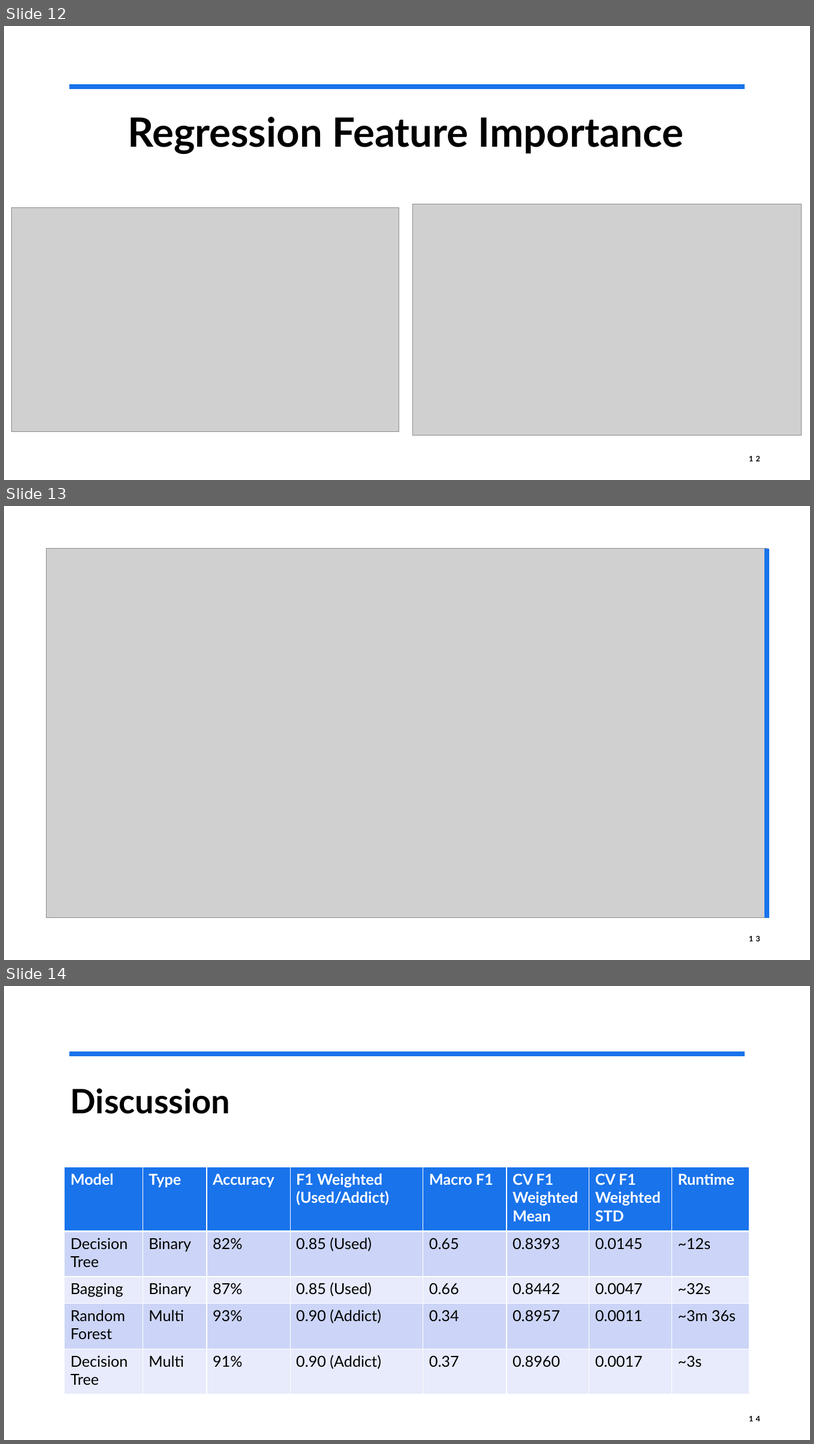
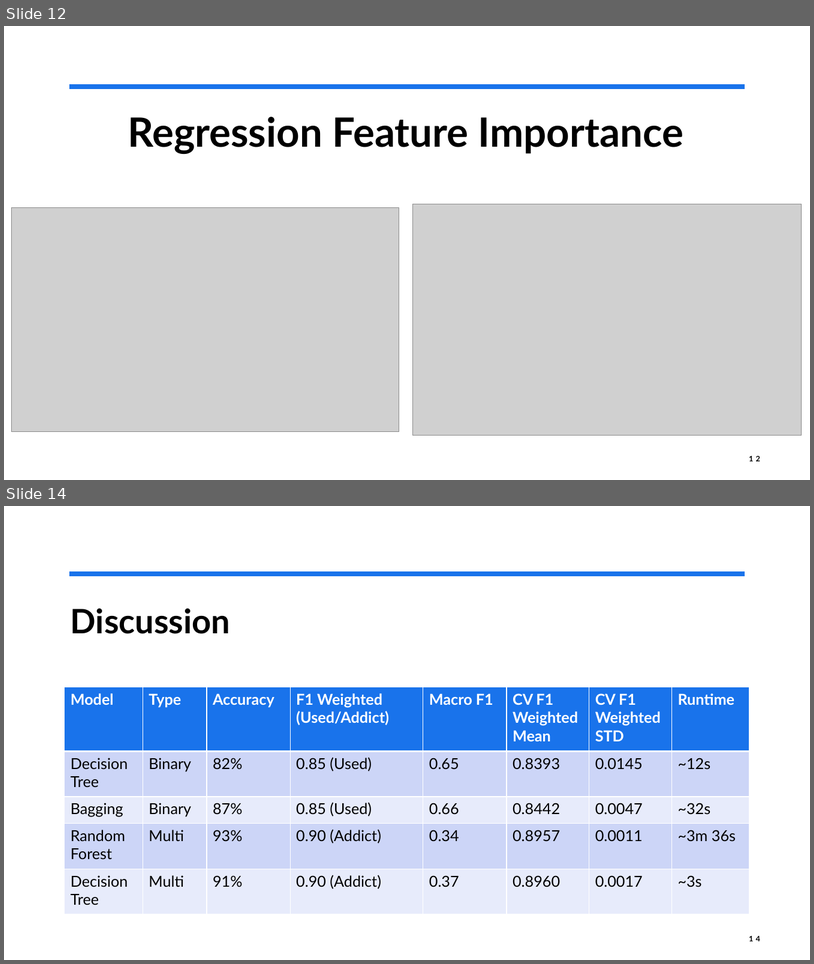
Before and after one commit to ChristufaY/data5322, a slide deck: hw1/slides.pptx. Shown one above the other, each under a label of ours: slides 12, 13 and 14 before the commit, slides 12 and 14 after it; the slides between them are not shown. The pictures are 814x1444 and 814x964 pixels, drawn with LibreOffice and Linux fonts; fonts in the diff are those of the drawing; grey boxes stand for pictures. Boxes give left, top, right and bottom in pixels: in the first picture for what was removed or moved away, otherwise in the second. Text is boxed around its words. In the diff, an @@ line names an element or a change of style, - is before the commit and + after.

```diff
--- a/hw1/slides.pptx
+++ b/hw1/slides.pptx
@@ slide 13 removed at (4,506,810,960), background #FFFFFF @@
@@ rectangle removed at (4,506,810,960) @@
@@ rectangle removed at (47,549,767,918) @@
@@ picture removed at (47,549,767,918) @@
@@ line removed from (767, 918) to (767, 549) @@
@@ page number removed at (749,935,761,941) @@
-13
```
Also in this commit, not shown: 1 slide added, 1 other file.
